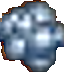
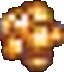
Layers edited between the first and the second w=64, h=72 image:
hid "cell_hand2" over [left=0, top=1, right=64, bottom=72]
